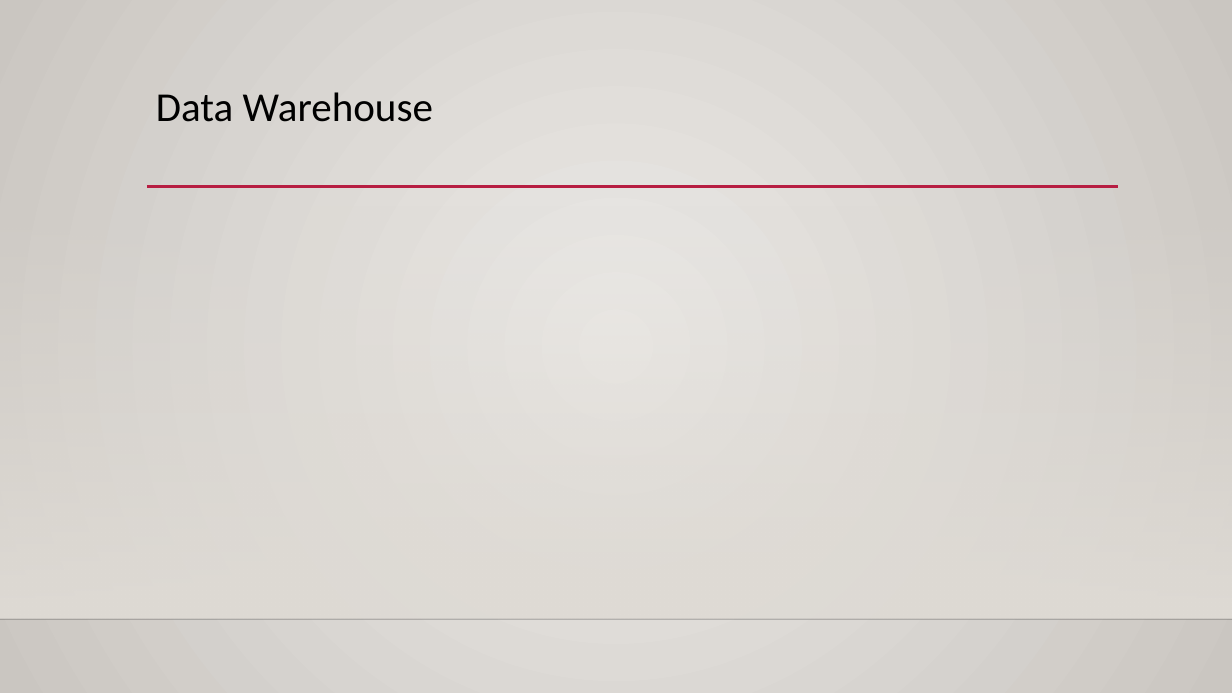
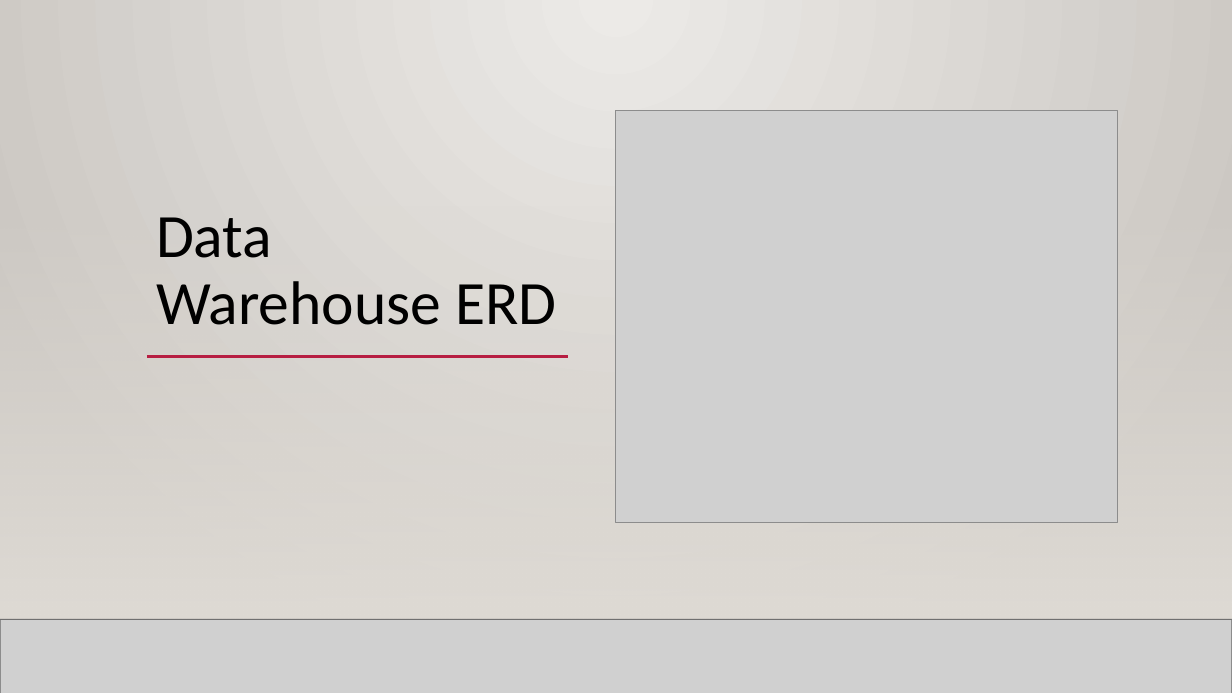
Before and after one commit to mahyarshu/Gigalytics, a slide deck: slide 60 of documents/Presentation/Innovators.pptx. Drawn at 1232x693 pixels with LibreOffice and Linux fonts; fonts in the diff are those of the drawing; grey boxes stand for pictures; background and template pictures are left out. Boxes give left, top, right and bottom in pixels: in the first picture for what was removed or moved away, otherwise in the second. Text is boxed around its words. In the diff, an @@ line names an element or a change of style, - is before the commit and + after.

```diff
--- a/documents/Presentation/Innovators.pptx
+++ b/documents/Presentation/Innovators.pptx
@@ rectangle added at (0, 0, 1232, 693), fill gradient #ECEAE7 to #CAC7C1 @@
@@ title "Data Warehouse ERD" at (156, 217, 556, 325): vertical alignment top to bottom @@
@@ picture added at (616, 111, 1116, 523) @@
@@ rectangle added at (0, 204, 1232, 619), fill gradient #DFDBD5 @@
@@ rectangle added at (0, 204, 1232, 619), fill gradient #DFDBD5 @@
@@ title at (156, 217, 556, 325): text changed; size 32 to 48 pt @@
-Data Warehouse
+Data Warehouse ERD
@@ line added from (147, 357) to (568, 357), #B71E42 2.5 pt @@
@@ line added from (244, 357) to (1117, 357), #B71E42 2.5 pt @@
@@ line added from (0, 619) to (1232, 619), #000001 1 pt @@
@@ picture added at (0, 619, 1232, 693) @@
@@ line added from (0, 619) to (1232, 619), #000001 1 pt @@
```
Also in this commit, not shown: 5 other slides changed.
